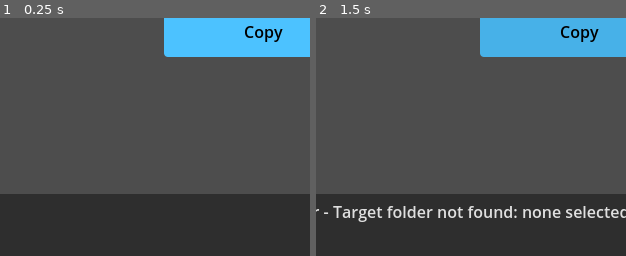
Above: before the commit, frames 1-2 (left to right).
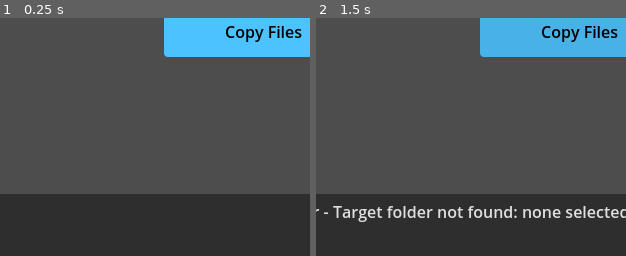
Above: after the commit, the same moments.

Repository: Thane5/copy-and-sort
Game: Godot game, scene res://main.tscn
Two runs of this game, one before a commit and one after it. Both use one fixed random seed, a clock stepped at 60 frames per second and the inputs below.
Inputs (mouse positions are % of the whole screen's width and height, from its top left):
- Up to frame 1 (0.25 s): no input
- Up to frame 2 (1.5 s): click (50, 88) at 0.52 s; type "12" at 0.6 s; click "Copy" (after the commit: "Copy Files") at 1.25 s
The pictures show only the part of the screen within x 7-57%, y 40-90%; the shares and areas given below are measured in that part.

The runs differ from the first frame. In frame 1, 0.8% of the frame differs, in the area x 72-98%, y 3-11%; in frame 2, 0.8%.

Commit message:
Fix string that changes button text

Diff:
--- a/scripts/button_copy.gd
+++ b/scripts/button_copy.gd
@@ -40,7 +40,7 @@
 			continueCopying = true
 			fileNumber = fileNumber+1
 	else:
-		%"Copy Button".text = "Copy"
+		%"Copy Button".text = "Copy Files"
 
 
 
